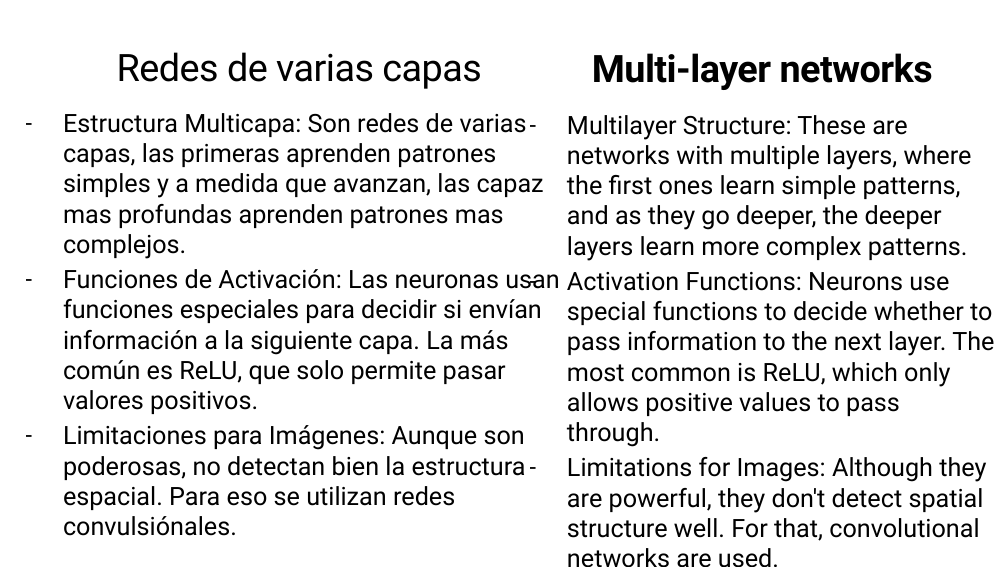
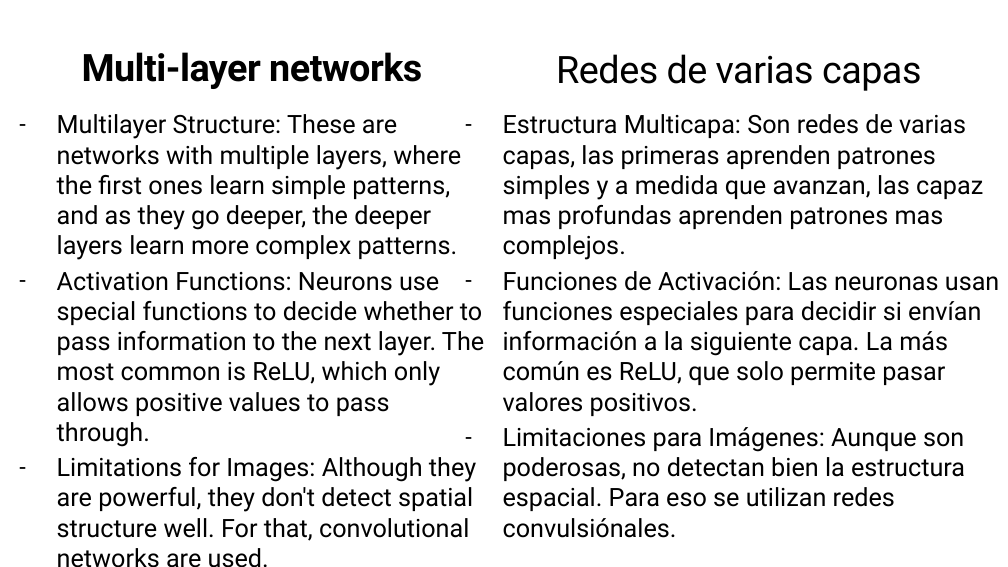
Before and after one commit to Gilberto-Guzman-Student-Ambassadors/Introduction_to_Computer_Vision_with_TensorFlow, a slide deck: slide 10 of presentation/slides.pptx. Drawn at 1008x567 pixels with LibreOffice and Linux fonts; fonts in the diff are those of the drawing; background and template pictures are left out. Boxes give left, top, right and bottom in pixels: in the first picture for what was removed or moved away, otherwise in the second. Text is boxed around its words. In the diff, an @@ line names an element or a change of style, - is before the commit and + after.

```diff
--- a/presentation/slides.pptx
+++ b/presentation/slides.pptx
@@ title "Multi-layer networks" moved from (x1=592, y1=53, x2=933, y2=90) to (x1=82, y1=52, x2=422, y2=89) @@
@@ text "Redes de varias capas" moved from (x1=117, y1=52, x2=481, y2=89) to (x1=556, y1=54, x2=921, y2=91) @@
@@ text "Multilayer Structure: These are networks ..." moved from (x1=567, y1=115, x2=994, y2=541) to (x1=57, y1=114, x2=484, y2=541) @@
@@ text "Estructura Multicapa: Son redes de ..." moved from (x1=63, y1=113, x2=560, y2=536) to (x1=503, y1=114, x2=1000, y2=538) @@
```
Also in this commit, not shown: 2 slides added, 18 slides removed.
